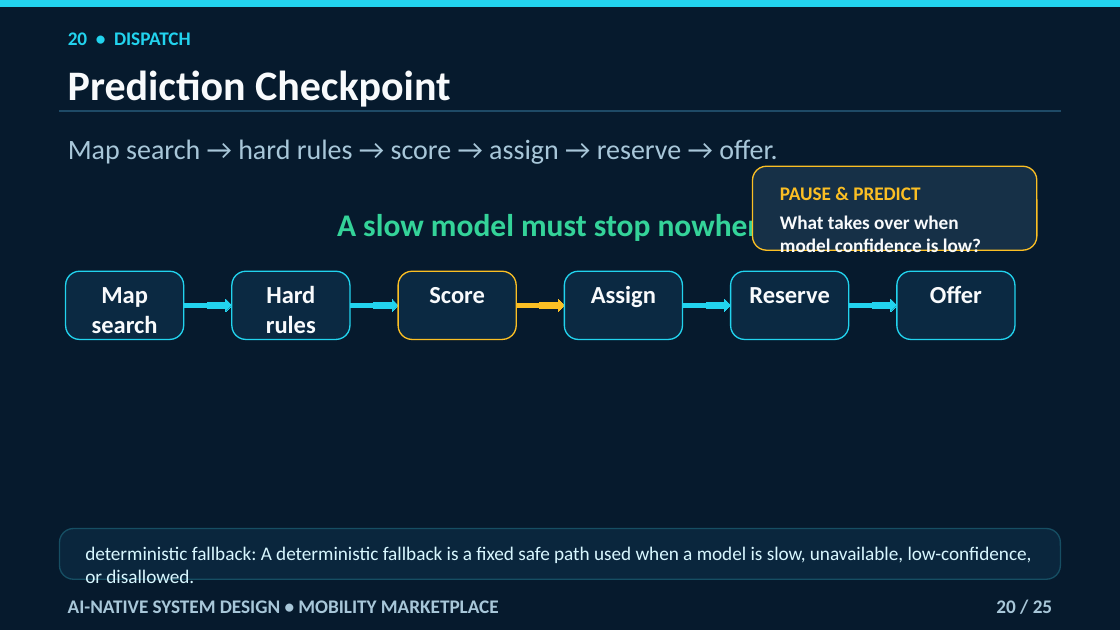
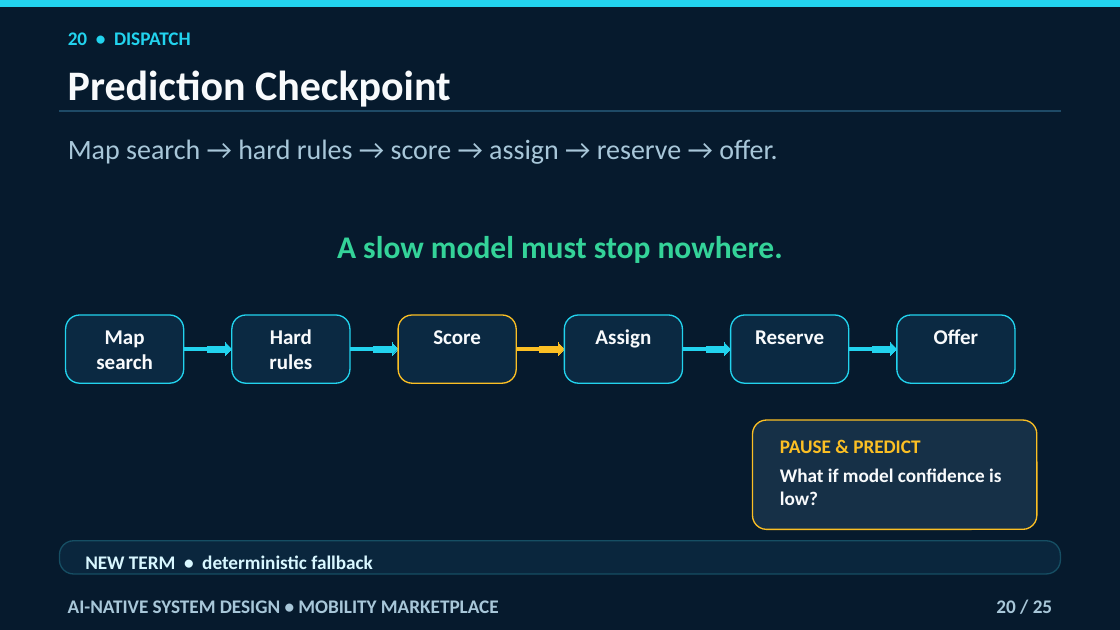
Before and after one commit to navaidya/learning, a slide deck: slide 20 of video/system-design/ai-native-mobility-marketplace/ai-native-mobility-marketplace.pptx. Drawn at 1120x630 pixels with LibreOffice and Linux fonts; fonts in the diff are those of the drawing. Boxes give left, top, right and bottom in pixels: in the first picture for what was removed or moved away, otherwise in the second. Text is boxed around its words. In the diff, an @@ line names an element or a change of style, - is before the commit and + after.

```diff
--- a/video/system-design/ai-native-mobility-marketplace/ai-native-mobility-marketplace.pptx
+++ b/video/system-design/ai-native-mobility-marketplace/ai-native-mobility-marketplace.pptx
@@ text "A slow model must stop ..." rewrapped from (x1=337, y1=210, x2=783, y2=244) to (x1=337, y1=236, x2=783, y2=263) @@
@@ size 21 to 18 pt in 6 elements at (x1=66, y1=315, x2=184, y2=383), (x1=232, y1=315, x2=350, y2=383), (x1=398, y1=315, x2=517, y2=383), (x1=565, y1=315, x2=683, y2=383), (x1=731, y1=315, x2=849, y2=383), (x1=897, y1=315, x2=1016, y2=383) @@
@@ 10 rectangles, 6 rounded rectangles, 5 right arrows moved together from (x1=66, y1=271, x2=1016, y2=339) to (x1=66, y1=315, x2=1016, y2=383) @@
@@ rounded rectangle at (x1=753, y1=420, x2=1038, y2=529): proportions changed @@
@@ rounded rectangle resized from (x1=753, y1=166, x2=1038, y2=250) to (x1=753, y1=420, x2=1038, y2=529) @@
@@ text "PAUSE & PREDICT" moved from (x1=780, y1=187, x2=920, y2=200) to (x1=780, y1=440, x2=920, y2=453) @@
@@ text at (x1=780, y1=468, x2=1001, y2=505): text changed @@
-What takes over when model confidence is low?
+What if model confidence is low?
@@ rounded rectangle resized from (x1=60, y1=528, x2=1061, y2=579) to (x1=60, y1=541, x2=1061, y2=575) @@
@@ rounded rectangle at (x1=60, y1=541, x2=1061, y2=575): proportions changed @@
@@ text at (x1=85, y1=555, x2=373, y2=569): text changed; bold on @@
-deterministic fallback: A deterministic fallback is a fixed safe path used when a model is slow, unavailable, low-confidence, or disallowed.
+NEW TERM • deterministic fallback
```
Also in this commit, not shown: 24 other slides changed.
